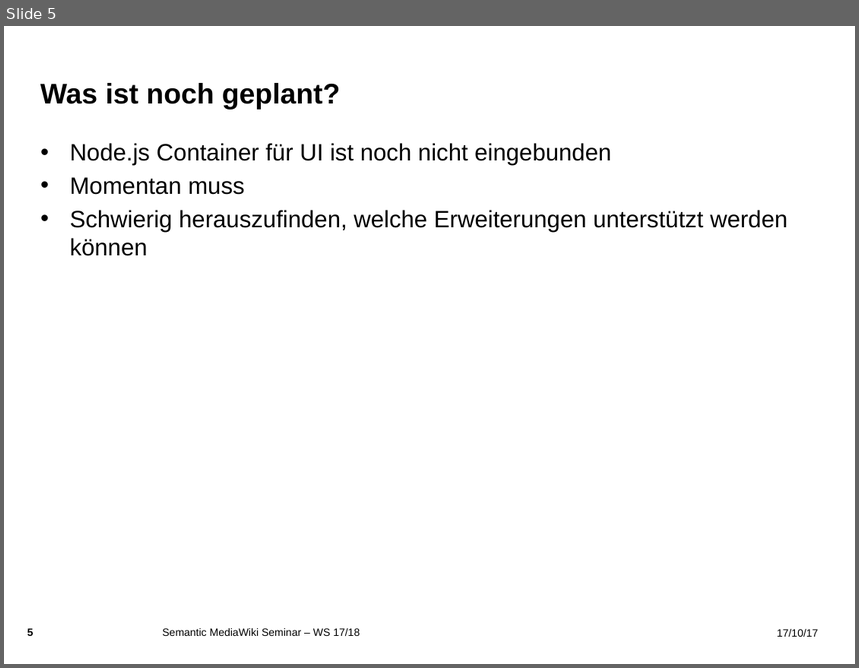
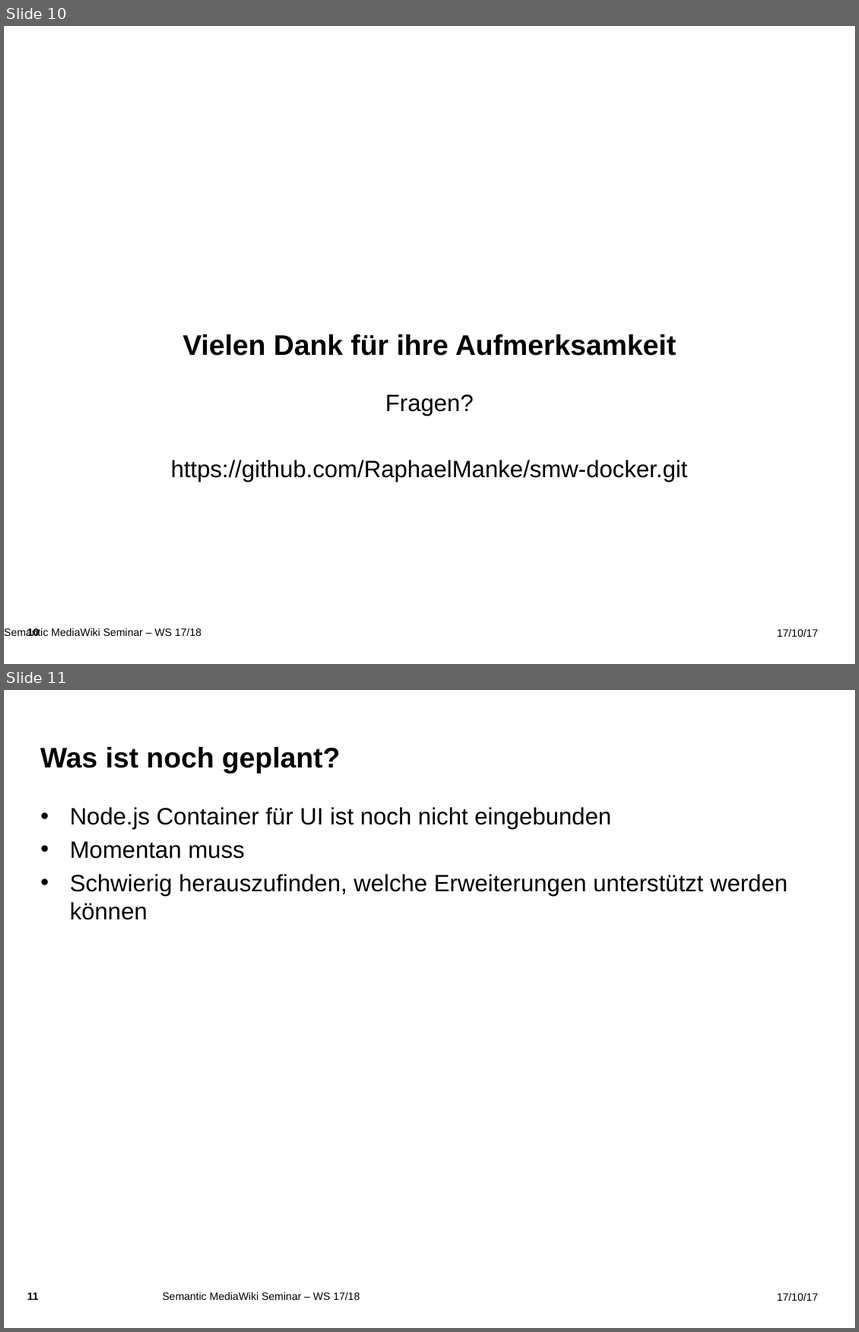
Before and after one commit to RaphaelManke/smw-docker, a slide deck: Zwischenpräsentation.pptx. Shown one above the other, each under a label of ours: slide 5 before the commit, slides 10 and 11 after it. The pictures are 859x668 and 859x1332 pixels, drawn with LibreOffice and Linux fonts; fonts in the diff are those of the drawing; background and template pictures are left out. Boxes give left, top, right and bottom in pixels: in the first picture for what was removed or moved away, otherwise in the second. Text is boxed around its words. In the diff, an @@ line names an element or a change of style, - is before the commit and + after.

```diff
--- a/Zwischenpräsentation.pptx
+++ b/Zwischenpräsentation.pptx
@@ slide 10 added at bbox=[4, 26, 855, 664], background picture (left out); not listed: 2 template elements that a slide beside it also shows @@
@@ title added at bbox=[183, 335, 676, 356], 24 pt, text #000000, bold @@
+Vielen Dank für ihre Aufmerksamkeit
@@ subtitle added at bbox=[171, 395, 688, 482], 20 pt, text #000000 @@
+Fragen?
+https://github.com/RaphaelManke/smw-docker.git
@@ text added at bbox=[51, 629, 202, 636], 9 pt, text #000000 @@
+Semantic MediaWiki Seminar – WS 17/18
@@ what was slide 5 is now slide 11 @@
@@ page number at bbox=[28, 1293, 39, 1300]: text changed @@
-5
+11
```
Also in this commit, not shown: 2 slides changed, 5 other slides added.
